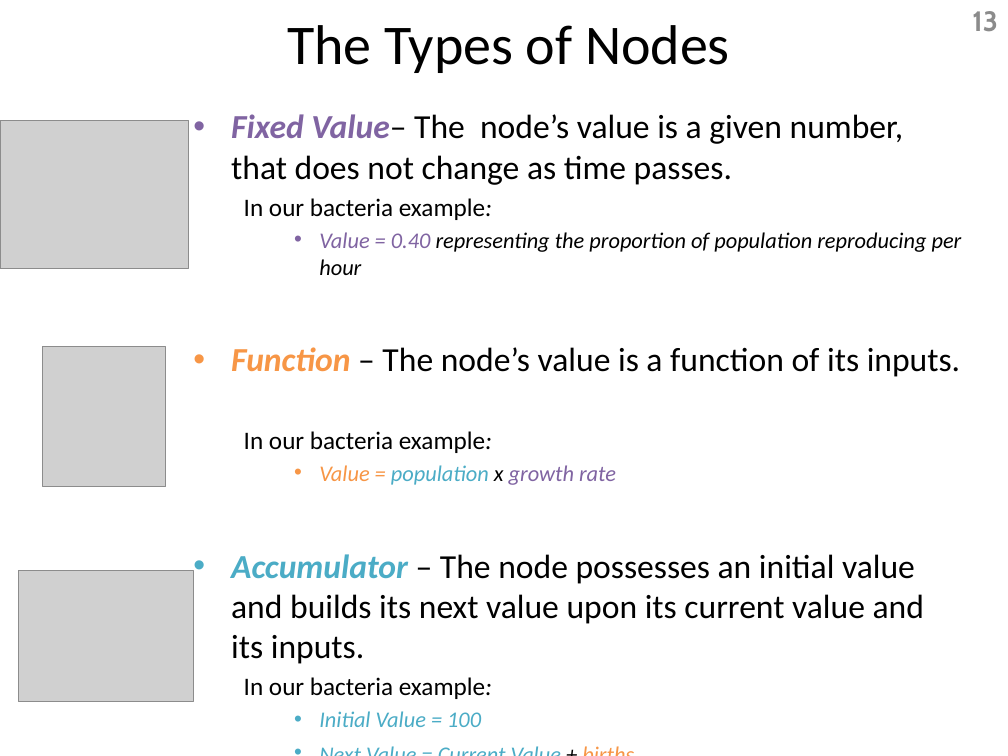
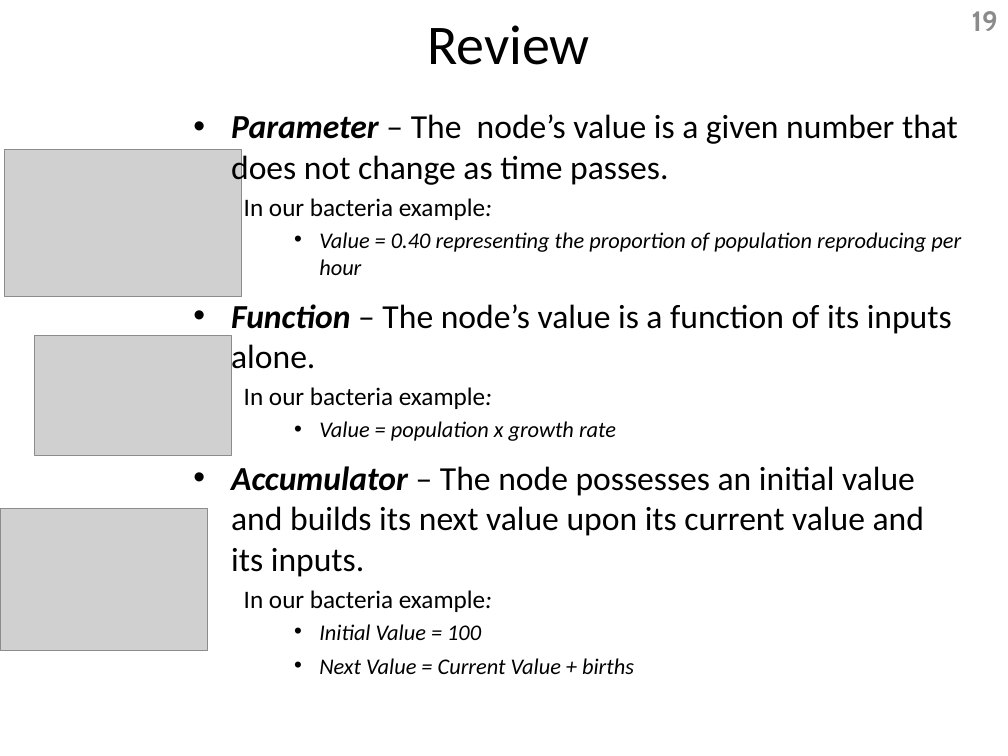
Before and after one commit to Dragoon-Lab/LaitsV3, a slide deck: slide 19 of help/IntroductionSlides.pptx (slide 13 before the commit). Drawn at 1008x756 pixels with LibreOffice and Linux fonts; fonts in the diff are those of the drawing; grey boxes stand for pictures. Boxes give left, top, right and bottom in pixels: in the first picture for what was removed or moved away, otherwise in the second. Text is boxed around its words. In the diff, an @@ line names an element or a change of style, - is before the commit and + after.

```diff
--- a/help/IntroductionSlides.pptx
+++ b/help/IntroductionSlides.pptx
@@ title at [427, 25, 590, 65]: text changed @@
-The Types of Nodes
+Review
@@ page number at [972, 11, 998, 31]: text changed @@
-13
+19
@@ text at [231, 114, 958, 187]: text changed @@
-• Fixed Value– The node’s value is a given number, that does not change as time passes.
+• Parameter – The node’s value is a given number that does not change as time passes.
@@ picture: place and size @@
-picture at [0, 120, 188, 268]
+picture at [5, 150, 242, 297]
@@ text at [231, 232, 961, 640]: text colour #8064A2 to #000000 in "Value = 0.40", "growth rate"; text colour #F79646 to #000000 in "Value =", "births"; text colour #4BACC6 to #000000 in "population", "Accumulator", "Initial Value = 100", "Next Value = Current Value" @@
@@ text at [231, 304, 952, 377]: text changed @@
-• Function – The node’s value is a function of its inputs.
+• Function – The node’s value is a function of its inputs alone.
@@ picture added at [35, 336, 232, 456] @@
@@ picture removed at [42, 347, 165, 487] @@
@@ picture added at [1, 509, 208, 651] @@
@@ picture removed at [18, 571, 194, 702] @@
```
Also in this commit, not shown: 3 other slides changed, 13 slides added, 64 slides removed, 10 other files.
